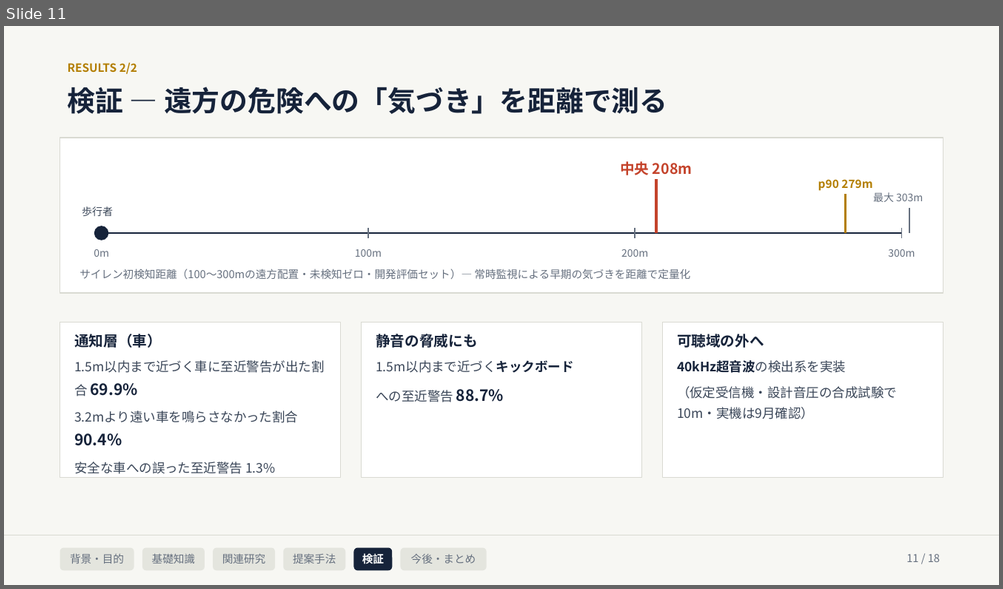
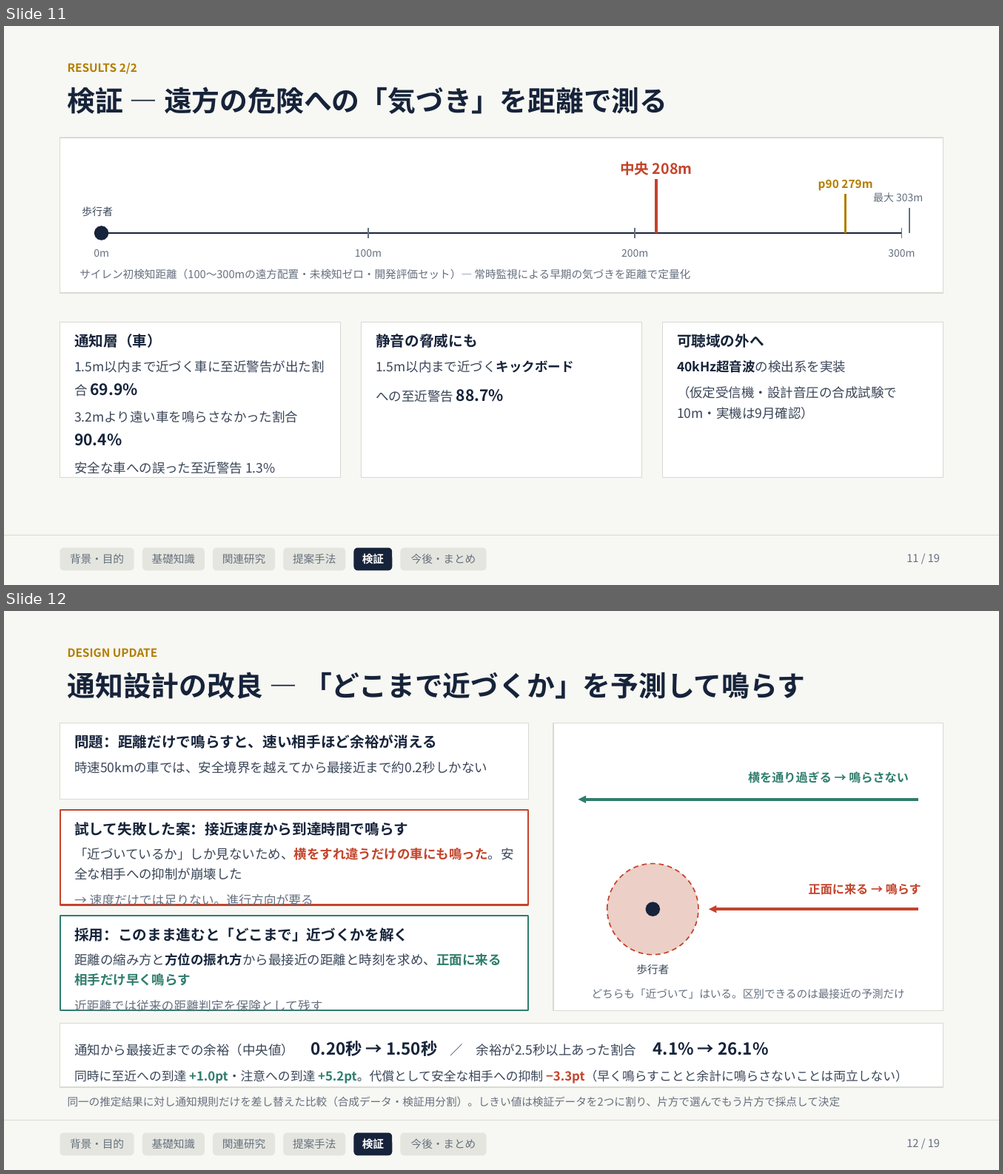
Before and after one commit to Noosdoo/Research, a slide deck: outdoor_seld_e2e/md/seminar/中間発表スライド_2026-08-10.pptx. Shown one above the other, each under a label of ours: slide 11 before the commit, slides 11 and 12 after it. The pictures are 1003x589 and 1003x1174 pixels, drawn with LibreOffice and Linux fonts; fonts in the diff are those of the drawing. Boxes give left, top, right and bottom in pixels: in the first picture for what was removed or moved away, otherwise in the second. Text is boxed around its words. In the diff, an @@ line names an element or a change of style, - is before the commit and + after.

```diff
--- a/outdoor_seld_e2e/md/seminar/中間発表スライド_2026-08-10.pptx
+++ b/outdoor_seld_e2e/md/seminar/中間発表スライド_2026-08-10.pptx
@@ slide 12 added at box(4, 611, 999, 1170), background #FFFFFF @@
@@ rectangle added at box(4, 611, 999, 1170), fill #F7F7F3 @@
@@ text added at box(68, 648, 158, 657), 11 pt, text #B37E00, bold @@
+DESIGN UPDATE
@@ text added at box(68, 672, 805, 699), 27 pt, text #16233A, bold @@
+通知設計の改良 — 「どこまで近づくか」を予測して鳴らす
@@ rectangle added at box(60, 723, 529, 800), fill #FFFFFF, outline #D9DAD2 1 pt, 12.5 pt, text #3A4658 @@
+問題：距離だけで鳴らすと、速い相手ほど余裕が消える
+時速50kmの車では、安全境界を越えてから最接近まで約0.2秒しかない
@@ rectangle added at box(553, 723, 942, 1011), fill #FFFFFF, outline #D9DAD2 1 pt @@
@@ text added at box(748, 772, 908, 783), 11.5 pt, text #2F7D6D, bold @@
+横を通り過ぎる → 鳴らさない
@@ rectangle added at box(60, 810, 529, 906), fill #FFFFFF, outline #C4432B 1.5 pt, 12.5 pt, text #3A4658 @@
+試して失敗した案：接近速度から到達時間で鳴らす
+「近づいているか」しか見ないため、横をすれ違うだけの車にも鳴った。安全な相手への抑制が崩壊した
+→ 速度だけでは足りない。進行方向が要る
@@ arrow added from (918, 800) to (578, 800), #2F7D6D 2.5 pt @@
@@ ellipse added at box(607, 864, 698, 955), fill #ECCFC7, outline #C4432B 1.2 pt dashed @@
@@ text added at box(808, 883, 921, 895), 11.5 pt, text #C4432B, bold @@
+正面に来る → 鳴らす
@@ rectangle added at box(60, 915, 529, 1011), fill #FFFFFF, outline #2F7D6D 1.5 pt, 12.5 pt, text #16233A, bold @@
+採用：このまま進むと「どこまで」近づくかを解く
+距離の縮み方と方位の振れ方から最接近の距離と時刻を求め、正面に来る相手だけ早く鳴らす
+近距離では従来の距離判定を保険として残す
@@ ellipse added at box(646, 902, 660, 916), fill #16233A @@
@@ arrow added from (918, 909) to (708, 909), #C4432B 2.5 pt @@
@@ text added at box(636, 964, 669, 974), 10.5 pt, text #3A4658 @@
+歩行者
@@ text added at box(592, 988, 905, 999), 10.5 pt, text #66707F @@
+どちらも「近づいて」はいる。区別できるのは最接近の予測だけ
@@ rectangle added at box(60, 1024, 942, 1088), fill #FFFFFF, outline #D9DAD2 1 pt, 12 pt, text #3A4658 @@
+通知から最接近までの余裕（中央値） 0.20秒 → 1.50秒 ／ 余裕が2.5秒以上あった割合 4.1% → 26.1%
+同時に至近への到達 +1.0pt・注意への到達 +5.2pt。代償として安全な相手への抑制 −3.3pt（早く鳴らすことと余計に鳴らさないことは両立しない）
@@ text added at box(68, 1096, 840, 1107), 10.5 pt, text #66707F @@
+同一の推定結果に対し通知規則だけを差し替えた比較（合成データ・検証用分割）。しきい値は検証データを2つに割り、片方で選んでもう片方で採点して決定
@@ line added from (4, 1121) to (999, 1121), #D9DAD2 1 pt @@
@@ rounded rectangle added at box(60, 1133, 134, 1156), fill #E4E5DE, 10.5 pt, text #66707F @@
+背景・目的
@@ rounded rectangle added at box(142, 1133, 204, 1156), fill #E4E5DE, 10.5 pt, text #66707F @@
+基礎知識
@@ rounded rectangle added at box(213, 1133, 275, 1156), fill #E4E5DE, 10.5 pt, text #66707F @@
+関連研究
@@ rounded rectangle added at box(283, 1133, 345, 1156), fill #E4E5DE, 10.5 pt, text #66707F @@
+提案手法
@@ rounded rectangle added at box(354, 1133, 392, 1156), fill #16233A, 10.5 pt, text #FFFFFF, bold @@
+検証
@@ rounded rectangle added at box(400, 1133, 486, 1156), fill #E4E5DE, 10.5 pt, text #66707F @@
+今後・まとめ
@@ text added at box(906, 1139, 939, 1147), 10.5 pt, text #66707F @@
+12 / 19
```
Also in this commit, not shown: 17 other slides changed, 11 other files.
